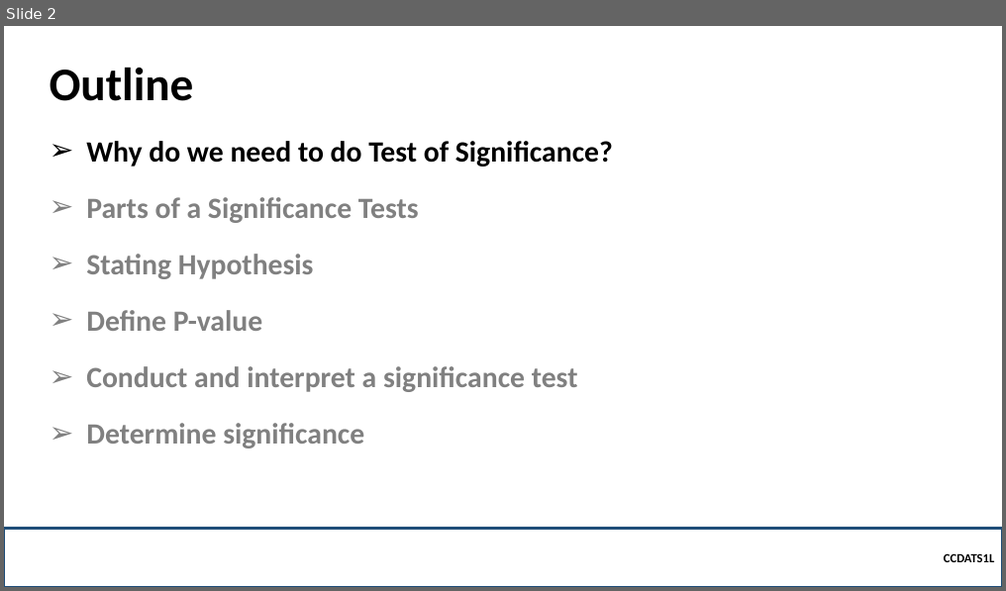
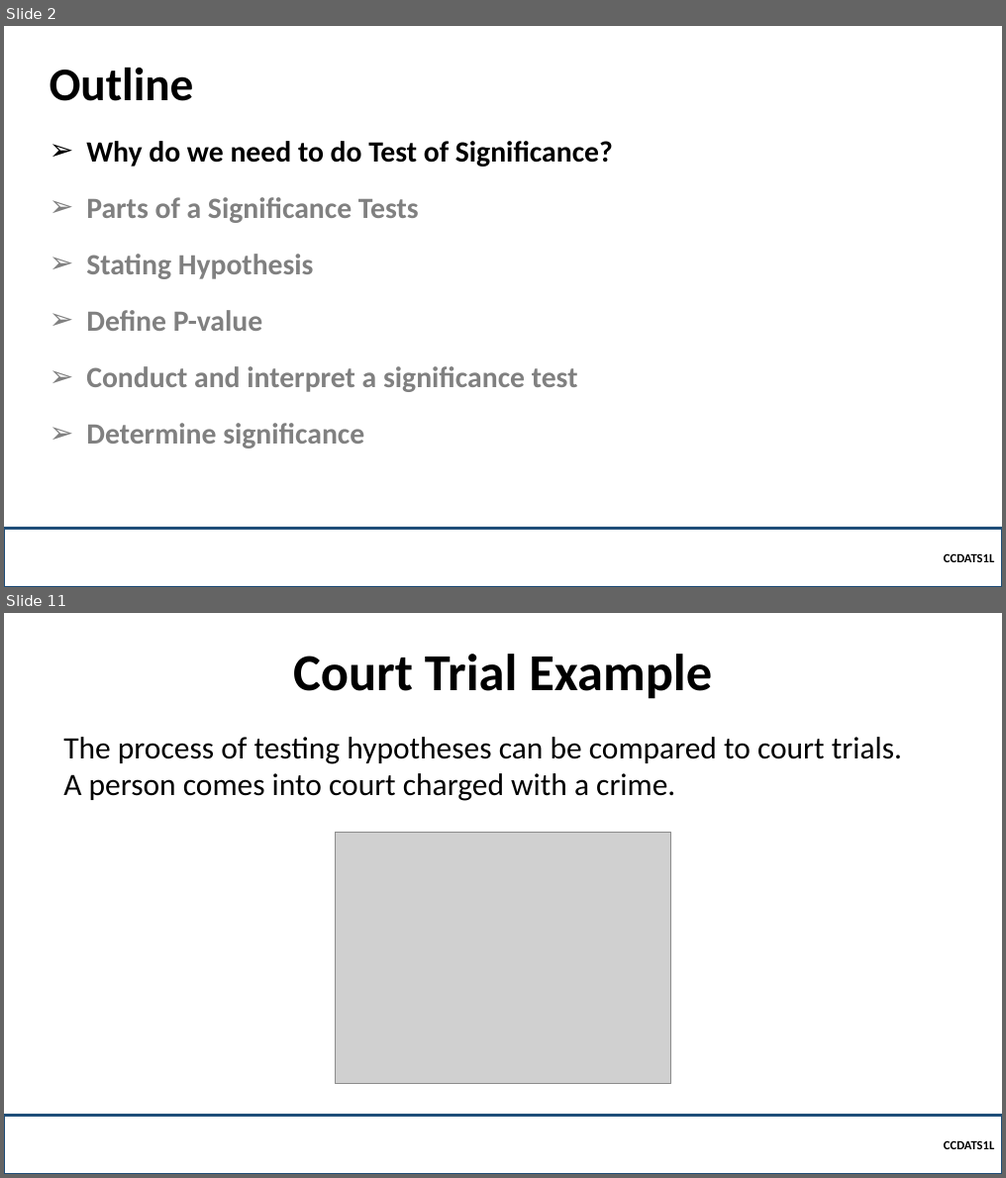
Before and after one commit to robitussin/CCDATS1L, a slide deck: week 10/Test of Significance.pptx. Shown one above the other, each under a label of ours: slide 2 before the commit, slides 2 and 11 after it; the slides between them are not shown. The pictures are 1006x591 and 1006x1178 pixels, drawn with LibreOffice and Linux fonts; fonts in the diff are those of the drawing; grey boxes stand for pictures; background and template pictures are left out. Boxes give left, top, right and bottom in pixels: in the first picture for what was removed or moved away, otherwise in the second. Text is boxed around its words. In the diff, an @@ line names an element or a change of style, - is before the commit and + after.

```diff
--- a/week 10/Test of Significance.pptx
+++ b/week 10/Test of Significance.pptx
@@ slide 11 added at (4, 613, 1002, 1174), background picture (left out) @@
@@ title added at (293, 654, 712, 699), 50 pt, text #000000, bold @@
+Court Trial Example
@@ text added at (63, 737, 902, 801), 30 pt, text #000000 @@
+The process of testing hypotheses can be compared to court trials.
+A person comes into court charged with a crime.
@@ picture added at (335, 832, 671, 1084) @@
@@ rectangle added at (4, 1115, 1002, 1174), outline #1F4E79 2.25 pt, 12 pt, text #000000, bold @@
+  CCDATS1L
```
Also in this commit, not shown: 2 slides changed, 9 other slides added, 14 slides removed.
